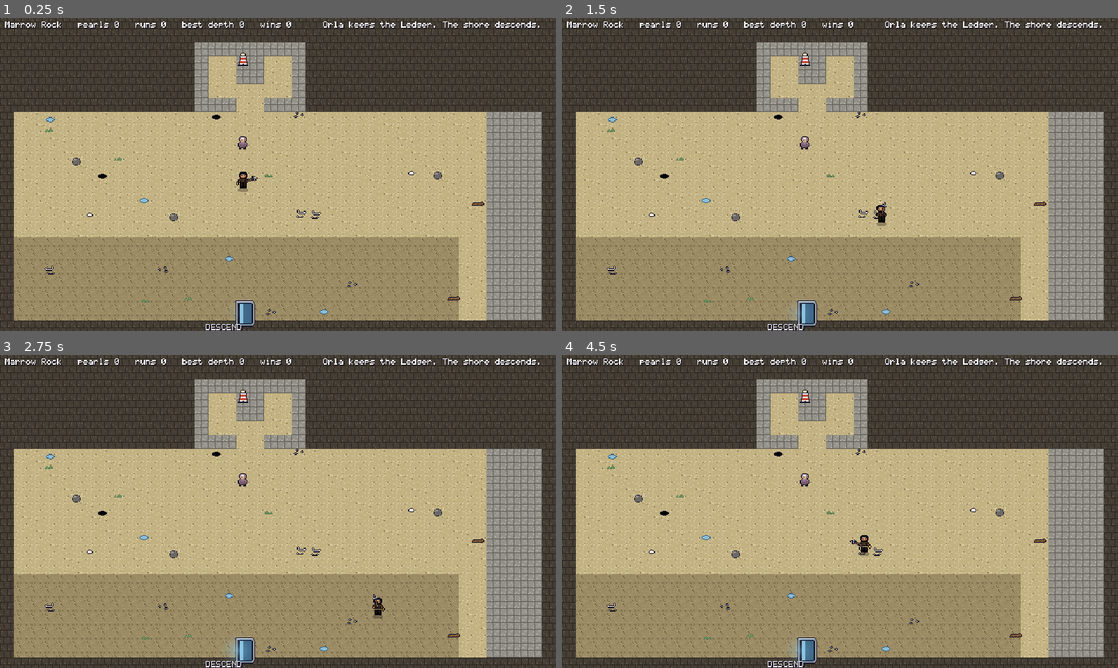
Above: before the commit, frames 1-4 (two rows, left to right).
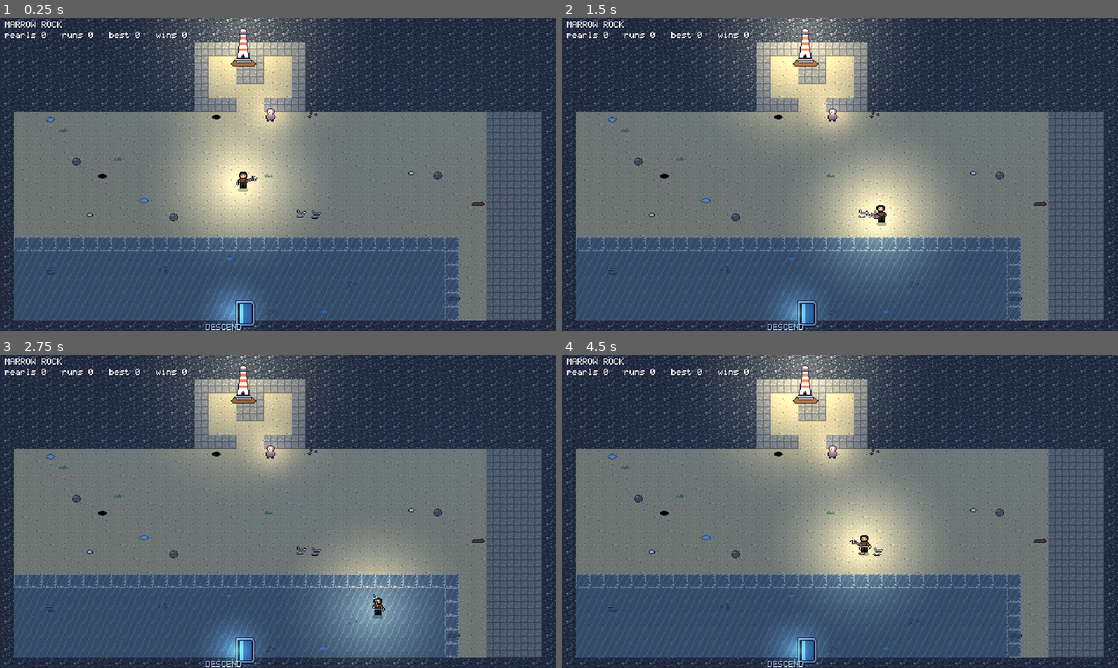
Above: after the commit, the same moments.

Repository: lakshgupta8/EBB
Game: Godot game, scene res://src/hub/hub.tscn
The game is run twice, just before and just after one commit, with the same random seed, the same clock (stepped at 60 frames per second) and the same inputs.
Inputs (mouse positions are in pixels of both pictures, inside the frame that each line leads up to):
- Up to frame 1 (0.25 s): no input
- Up to frame 2 (1.5 s): tap Enter at 0.5 s; move the mouse to (962, 158) at 0.52 s; press the mouse at (962, 158) at 0.53 s; hold D (move_right) 0.53-1.28 s; tap Space (dash) at 0.8, 1.35 s; move the mouse to (728, 190) at 1.27 s; release the mouse at (728, 190) at 1.28 s; hold S (move_down) from 1.28 s (still down)
- Up to frame 3 (2.75 s): tap E (interact) at 1.55 s; move the mouse to (333, 442) at 2.02 s; release S (move_down) at 2.03 s; hold D (move_right) from 2.03 s (still down); hold E (interact) from 2.03 s (still down); tap Q (use_item) at 2.3 s
- Up to frame 4 (4.5 s): move the mouse to (812, 574) at 2.77 s; release D (move_right) at 2.78 s; release E (interact) at 2.78 s; hold W (move_up) 2.78-3.53 s; tap Q (use_item) at 2.85 s; tap 1 at 3.05, 3.6 s; move the mouse to (1006, 558) at 3.52 s; hold A (move_left) from 3.53 s (still down); tap 4 at 3.8, 4.35 s; tap Escape (pause) at 4.15 s; move the mouse to (673, 464) at 4.27 s

The runs differ from the first frame. In frame 1, 95% of the frame differs, in the area x 0-100%, y 0-100%; in frame 2, 96%; in frame 3, 95%; in frame 4, 96%.

Commit message:
Sea vibe pass, heavy sweep fix, menu close fix, Orla by the tower
- Heavy/light swings now sweep during the active window (the hitbox used to go
  live after the hook had passed the aim); heavy gets a wider reach
- Props ignore the E press that closed their menu, so Orla/merchant menus close
- Night: CanvasModulate blue tint, warm lantern PointLight2D on the keeper,
  lights on doors, altars, merchant, fountain and the lighthouse lamp
- Tiles recoloured to wet rock/barnacles/weed and cooler sand; foam edge tiles
  where water meets dry ground; drifting sea spray and mist
- Hub: big lighthouse sprite, Orla beside the door, the sea always at the foot
  of the rock; compact status block
- Audio: procedural sea+wind ambient loop, gull cries, and 19 SFX wired to
  swings, hits, crits, dash, hurt, pickups, doors, clears, altars, shop, flare,
  riptide, hook, deaths and the boss roar (tools/gen_audio.py)
- Opening line on each descent

Co-Authored-By: Claude Fable 5.1 <noreply@anthropic.com>

Diff:
--- a/project.godot
+++ b/project.godot
@@ -19,6 +19,7 @@
 Juice="*res://src/core/juice.gd"
 SaveManager="*res://src/core/save_manager.gd"
 FX="*res://src/fx/fx.gd"
+Audio="*res://src/core/audio.gd"
 
 [display]
 
--- /dev/null
+++ b/src/core/audio.gd
@@ -0,0 +1,90 @@
+extends Node
+## Sound: a pool of players for effects, one looping ambient bed, occasional gulls.
+## All clips are generated by tools/gen_audio.py.
+
+const DIR := "res://assets/audio/"
+const POOL_SIZE := 14
+
+var _streams: Dictionary = {}
+var _pool: Array[AudioStreamPlayer] = []
+var _ambient: AudioStreamPlayer
+var _gull_t: float = 0.0
+var gulls_enabled: bool = false
+var _last_play: Dictionary = {}  # name -> msec, to avoid machine-gunning the same clip
+
+
+func _ready() -> void:
+	process_mode = Node.PROCESS_MODE_ALWAYS
+	for i in POOL_SIZE:
+		var p := AudioStreamPlayer.new()
+		p.bus = "Master"
+		add_child(p)
+		_pool.append(p)
+	_ambient = AudioStreamPlayer.new()
+	_ambient.volume_db = -9.0
+	add_child(_ambient)
+
+
+func _stream(name: String) -> AudioStream:
+	if _streams.has(name):
+		return _streams[name]
+	var path := DIR + name + ".wav"
+	if not ResourceLoader.exists(path):
+		push_warning("no audio clip: " + name)
+		_streams[name] = null
+		return null
+	var s := load(path)
+	_streams[name] = s
+	return s
+
+
+## Play a clip with optional random pitch spread (0.15 = +-15%) and volume offset.
+func play(name: String, pitch_var: float = 0.0, db: float = 0.0, min_gap_ms: int = 35) -> void:
+	var now := Time.get_ticks_msec()
+	if now - int(_last_play.get(name, -1000)) < min_gap_ms:
+		return
+	_last_play[name] = now
+	var s := _stream(name)
+	if s == null:
+		return
+	for p in _pool:
+		if not p.playing:
+			p.stream = s
+			p.pitch_scale = 1.0 + randf_range(-pitch_var, pitch_var)
+			p.volume_db = db
+			p.play()
+			return
+	# All busy: steal the first.
+	var p := _pool[0]
+	p.stream = s
+	p.pitch_scale = 1.0 + randf_range(-pitch_var, pitch_var)
+	p.volume_db = db
+	p.play()
+
+
+func ambient(name: String, db: float = -9.0) -> void:
+	var s := _stream(name)
+	if s == null:
+		return
+	if s is AudioStreamWAV and s.loop_mode == AudioStreamWAV.LOOP_DISABLED:
+		s.loop_mode = AudioStreamWAV.LOOP_FORWARD
+		s.loop_begin = 0
+		s.loop_end = s.data.size() / 2  # 16-bit mono frames
+	if _ambient.stream == s and _ambient.playing:
+		return
+	_ambient.stream = s
+	_ambient.volume_db = db
+	_ambient.play()
+
+
+func stop_ambient() -> void:
+	_ambient.stop()
+
+
+func _process(delta: float) -> void:
+	if not gulls_enabled or get_tree().paused:
+		return
+	_gull_t -= delta
+	if _gull_t <= 0.0:
+		_gull_t = randf_range(9.0, 22.0)
+		play("gull_%d" % (randi() % 3), 0.08, -10.0)
--- a/src/enemies/enemy_base.gd
+++ b/src/enemies/enemy_base.gd
@@ -258,6 +258,7 @@
 func _on_died() -> void:
 	FX.burst(global_position, death_color, 16, 90.0)
 	FX.burst(global_position, Color.WHITE, 6, 50.0)
+	Audio.play("death", 0.2, 0.0 if not is_boss else 4.0)
 	EventBus.request_hitstop.emit(0.1)
 	EventBus.request_shake.emit(0.3)
 	EventBus.enemy_died.emit(self)
--- a/src/hub/hub.gd
+++ b/src/hub/hub.gd
@@ -16,8 +16,12 @@
 	room = Room.new()
 	room_holder.add_child(room)
 	room.build(RoomTemplate.load_file(HUB_TEMPLATE))
+	room.set_tide(0.6)  # the sea laps at the foot of the rock, always
 	player.global_position = room.cell_to_world(room.template.player_spawn)
 	Ledger.apply(player, null)
+	Atmosphere.build(self, Vector2(640, 368))
+	Audio.ambient("ambient_sea", -7.0)
+	Audio.gulls_enabled = true
 	for cell in room.template.marker_cells("X"):
 		var d := Door.new()
 		room.add_child(d)
@@ -36,8 +40,7 @@
 
 func _refresh_info() -> void:
 	var s := SaveManager.data
-	info.text = "Marrow Rock   pearls %d   runs %d   best depth %d   wins %d      Orla keeps the Ledger. The shore descends." % [
-		s.pearls, s.runs, s.best_depth, s.wins]
+	info.text = "MARROW ROCK\npearls %d   runs %d   best %d   wins %d" % [s.pearls, s.runs, s.best_depth, s.wins]
 
 
 func _handle_screenshot_arg() -> void:
--- a/src/hub/hub.tscn
+++ b/src/hub/hub.tscn
@@ -24,8 +24,8 @@
 [node name="Info" type="Label" parent="HUD"]
 offset_left = 6.0
 offset_top = 4.0
-offset_right = 636.0
-offset_bottom = 14.0
+offset_right = 200.0
+offset_bottom = 24.0
 theme_override_colors/font_shadow_color = Color(0.09, 0.08, 0.14, 1)
 theme_override_constants/shadow_offset_x = 1
 theme_override_constants/shadow_offset_y = 1
--- a/src/items/pickup.gd
+++ b/src/items/pickup.gd
@@ -66,4 +66,5 @@
 	if body is Player and _age > 0.15:
 		EventBus.pickup_collected.emit(kind, value)
 		FX.burst(global_position, Color(0.98, 0.85, 0.45) if kind == Kind.SALT else Color(0.9, 0.9, 0.95), 5, 30.0)
+		Audio.play("pickup" if kind == Kind.SALT else "pearl", 0.12, -6.0, 60)
 		queue_free()
--- a/src/player/player.gd
+++ b/src/player/player.gd
@@ -63,6 +63,7 @@
 var _dodge_cd: float = 0.0
 var _second_chance_used: bool = false
 var _wake: Hitbox
+var _lantern: PointLight2D
 
 @onready var sprite: AnimatedSprite2D = $Sprite
 @onready var health: Health = $Health
@@ -87,6 +88,9 @@
 	health.changed.connect(func(c, m): EventBus.player_health_changed.emit(c, m))
 	EventBus.enemy_died.connect(_on_enemy_died)
 	_build_wake()
+	# The keeper's lantern: the warm pool of light you carry through the night.
+	_lantern = Atmosphere.light(self, Color(1.0, 0.9, 0.72), 5.0, 1.15, Vector2(-4, -6))
+	Atmosphere.breathe(_lantern, 1.05, 1.25, 2.4)
 
 
 ## Dash wake hitbox (used only with the Wake tidemark).
@@ -198,6 +202,7 @@
 	_dash_dir = dir
 	weapon.cancel()
 	FX.burst(global_position + Vector2(0, 4), Color(0.9, 0.85, 0.7, 0.8), 6, 30.0)
+	Audio.play("splash" if in_water else "dash", 0.12, -4.0)
 	if mods.dash_wake:
 		_wake.activate()
 		FX.burst(global_position, Color(0.6, 0.9, 1.0, 0.8), 6, 40.0)
@@ -251,6 +256,7 @@
 	FX.ring(global_position, Color(0.6, 0.9, 1.0), 1.2)
 	FX.text(global_position, "RIPTIDE", Color(0.7, 0.95, 1.0))
 	EventBus.request_shake.emit(0.2)
+	Audio.play("riptide", 0.05)
 
 
 ## The next hit is a crit if riptide is armed. Weapons call this when a hitbox goes live.
@@ -268,6 +274,9 @@
 	if glow_full() and not was_full:
 		FX.burst(global_position + Vector2(-6, -2), Color(1.0, 0.9, 0.5), 8, 35.0)
 		FX.text(global_position, "LANTERN READY", Color(1.0, 0.9, 0.55))
+		Audio.play("pearl", 0.0, -6.0)
+	if _lantern:
+		_lantern.color = Color(1.0, 0.9, 0.72).lerp(Color(1.0, 0.97, 0.85), glow / GLOW_MAX)
 
 
 func flare() -> void:
@@ -277,6 +286,11 @@
 	FX.flash_screen(Color(1.0, 0.95, 0.8, 0.55), 0.3)
 	FX.ring(global_position, Color(1.0, 0.9, 0.5), 2.6)
 	FX.burst(global_position, Color(1.0, 0.9, 0.5), 24, 140.0)
+	Audio.play("flare")
+	if _lantern:
+		var tw := create_tween()
+		_lantern.energy = 4.0
+		tw.tween_property(_lantern, "energy", 1.15, 0.7)
 	for e in get_tree().get_nodes_in_group("enemies"):
 		if not (e is Enemy) or e.global_position.distance_to(global_position) > FLARE_RADIUS:
 			continue
@@ -304,6 +318,7 @@
 		_flash()
 		EventBus.request_shake.emit(0.15)
 		FX.burst(global_position + Vector2(0, 2), Color(0.5, 0.75, 0.9, 0.9), 6, 40.0)
+		Audio.play("splash", 0.2, -8.0)
 
 
 func _on_hurt(info: DamageInfo) -> void:
@@ -315,6 +330,7 @@
 	EventBus.request_shake.emit(0.5)
 	EventBus.request_hitstop.emit(0.08)
 	FX.burst(global_position, Color(0.9, 0.3, 0.3), 10, 70.0)
+	Audio.play("hurt", 0.1)
 
 
 func _flash() -> void:
@@ -334,6 +350,7 @@
 		FX.flash_screen(Color(1.0, 0.95, 0.8, 0.7), 0.6)
 		FX.ring(global_position, Color(1.0, 0.9, 0.5), 3.0)
 		FX.text(global_position, "THE TETHER HOLDS", Color(1.0, 0.9, 0.55))
+		Audio.play("altar")
 		return
 	dead = true
 	sprite.play("hurt")
--- a/src/player/weapons/gaff_hook.gd
+++ b/src/player/weapons/gaff_hook.gd
@@ -65,6 +65,12 @@
 var _charge_t: float = 0.0
 var _player: Player
 var _shape_home: Vector2
+# The sweep happens during the ACTIVE window so the hitbox covers the whole arc.
+var _sweep_from: float = 0.0
+var _sweep_to: float = 0.0
+var _sweep_time: float = 0.1
+var _sweep_fx_scale: float = 1.0
+var _sweep_double: bool = false
 
 @onready var pivot: Node2D = $Pivot
 @onready var sprite: Sprite2D = $Pivot/Sprite
@@ -147,6 +153,7 @@
 	if state in [State.SWING, State.CHARGING, State.HEAVY, State.LUNGE]:
 		hitbox.deactivate()
 		hit_shape.position = _shape_home
+		hit_shape.shape.radius = 16.0
 		state = State.IDLE
 		_buffered = false
 		_charge_t = 0.0
@@ -191,15 +198,13 @@
 	hitbox.tags = PackedStringArray(["melee", "third_hit"] if hitbox.pull else ["melee"])
 	hit_shape.position = _shape_home
 	sprite.flip_v = _player.aim.x < 0.0
-	var from := aim_angle - _swing_sign * SWING_ARC * 0.5
-	var to := aim_angle + _swing_sign * SWING_ARC * 0.5
-	pivot.rotation = from
-	var tw := create_tween()
-	tw.tween_property(pivot, "rotation", to, ANTICIPATION[i] + ACTIVE[i]).set_trans(Tween.TRANS_QUAD).set_ease(Tween.EASE_OUT)
-	get_tree().create_timer(ANTICIPATION[i]).timeout.connect(func():
-		if state == State.SWING and _step == i + 1:
-			FX.slash(global_position, aim_angle, _swing_sign < 0.0, 1.15 if hitbox.pull else 1.0)
-	)
+	# Anticipation: hook held at the start of the arc. Active: sweep across it.
+	_sweep_from = aim_angle - _swing_sign * SWING_ARC * 0.5
+	_sweep_to = aim_angle + _swing_sign * SWING_ARC * 0.5
+	_sweep_time = ACTIVE[i]
+	_sweep_fx_scale = 1.15 if hitbox.pull else 1.0
+	_sweep_double = false
+	pivot.rotation = _sweep_from
 
 
 func _tick_swing(delta: float) -> void:
@@ -274,17 +279,17 @@
 	hitbox.pull = false
 	hitbox.hitstop = 0.1 + 0.06 * f
 	hitbox.tags = PackedStringArray(["melee", "heavy"])
-	hit_shape.position = _shape_home
+	# Bigger reach for the big swing.
+	hit_shape.position = Vector2(18, 0)
+	hit_shape.shape.radius = 20.0
 	_swing_sign = 1.0
-	pivot.rotation = aim_angle - HEAVY_ARC * 0.5
-	var tw := create_tween()
-	tw.tween_property(pivot, "rotation", aim_angle + HEAVY_ARC * 0.5, HEAVY_ANTICIPATION + HEAVY_ACTIVE).set_trans(Tween.TRANS_QUAD).set_ease(Tween.EASE_OUT)
-	get_tree().create_timer(HEAVY_ANTICIPATION).timeout.connect(func():
-		if state == State.HEAVY:
-			FX.slash(global_position, aim_angle, false, 1.4 + 0.3 * f)
-			FX.slash(global_position, aim_angle, true, 1.4 + 0.3 * f)
-			EventBus.request_shake.emit(0.25 + 0.35 * f)
-	)
+	_sweep_from = aim_angle - HEAVY_ARC * 0.5
+	_sweep_to = aim_angle + HEAVY_ARC * 0.5
+	_sweep_time = HEAVY_ACTIVE
+	_sweep_fx_scale = 1.4 + 0.3 * f
+	_sweep_double = true
+	pivot.rotation = _sweep_from
+	EventBus.request_shake.emit(0.25 + 0.35 * f)
 
 
 # --- lunge -------------------------------------------------------------------------
@@ -319,6 +324,7 @@
 		hitbox.deactivate()
 	if _phase_t >= ant + act + rec:
 		hit_shape.position = _shape_home
+		hit_shape.shape.radius = 16.0
 		state = State.IDLE
 		_held_t = 0.0
 
@@ -329,6 +335,17 @@
 	hitbox.crit = crit
 	hitbox.damage_mult = float(m.damage) * (float(m.heavy_damage) if heavy else 1.0) * (float(m.riptide_crit) if crit else 1.0)
 	hitbox.activate()
+	if state == State.LUNGE:
+		return
+	# Sweep the arc now, while the hitbox is live.
+	var aim_angle := (_sweep_from + _sweep_to) * 0.5
+	pivot.rotation = _sweep_from
+	var tw := create_tween()
+	tw.tween_property(pivot, "rotation", _sweep_to, _sweep_time).set_trans(Tween.TRANS_SINE).set_ease(Tween.EASE_IN_OUT)
+	FX.slash(global_position, aim_angle, _swing_sign < 0.0, _sweep_fx_scale)
+	if _sweep_double:
+		FX.slash(global_position, aim_angle, _swing_sign >= 0.0, _sweep_fx_scale)
+	Audio.play("heavy" if heavy else "swing", 0.15)
 
 
 func _on_hit_landed(target: Hurtbox, info: DamageInfo) -> void:
@@ -342,8 +359,12 @@
 	if crit:
 		FX.text(target.global_position, "CRIT", Color(1.0, 0.95, 0.6))
 		FX.ring(target.global_position, Color(1.0, 0.95, 0.7), 0.8)
+		Audio.play("crit", 0.05)
 	elif heavy and enemy and not enemy.is_boss:
 		FX.text(target.global_position, "CRACKED", Color(1.0, 0.7, 0.6))
+		Audio.play("crit", 0.1, -3.0)
+	else:
+		Audio.play("hit", 0.15, -2.0 if not heavy else 2.0)
 	if enemy and info.tags.has("third_hit") and _player.mods.bleed:
 		enemy.apply_bleed(3)
 
@@ -386,6 +407,7 @@
 
 	_throw_cd_total = THROW_COOLDOWN if target_hb else THROW_MISS_COOLDOWN
 	_throw_cd = _throw_cd_total
+	Audio.play("hook", 0.1)
 	pivot.rotation = dir.angle()
 	sprite.flip_v = dir.x < 0.0
 	var dist := origin.distance_to(target_point)
--- a/src/run/run.gd
+++ b/src/run/run.gd
@@ -49,7 +49,11 @@
 	EventBus.pickup_collected.connect(_on_pickup)
 	EventBus.run_started.emit(state.seed)
 	fade.color.a = 1.0
+	Atmosphere.build(self, Vector2(640, 368))
+	Audio.ambient("ambient_sea", -9.0)
+	Audio.gulls_enabled = true
 	_enter_room(RoomGraph.COMBAT)
+	_show_banner("The tide has gone out. Saltmere waits.", 3.0, Color(0.8, 0.9, 1.0), 12)
 	_handle_screenshot_arg()
 
 
@@ -163,6 +167,7 @@
 			_spawn_boss()
 			_show_banner("THE WRECK", 2.2, Color(0.95, 0.75, 0.6), 20)
 			EventBus.request_shake.emit(0.6)
+			Audio.play("roar")
 
 	_show_room_label("THE FLATS", "%d / %d   %s" % [state.depth + 1, BIOME_LENGTH + 1, RoomGraph.NAMES[type]])
 	EventBus.room_entered.emit(room)
@@ -210,6 +215,7 @@
 	boss = _spawn(WRECK, room.cell_to_world(cell))
 	boss.phase_changed.connect(func(_p):
 		_show_banner("THE WRECK STIRS", 1.6, Color(0.95, 0.5, 0.45), 16)
+		Audio.play("roar", 0.0, 2.0)
 		state.tide.level = minf(TideSystem.MAX_LEVEL, state.tide.level + 0.35)
 	)
 	hud.set_boss(boss)
@@ -242,6 +248,7 @@
 	room.open_doors()
 	if room_type == RoomGraph.COMBAT or room_type == RoomGraph.ELITE:
 		_show_banner("THE WAY OPENS", 1.2, Color(0.7, 0.9, 1.0), 12)
+		Audio.play("clear", 0.0, -4.0)
 	EventBus.room_cleared.emit(room)
 
 
@@ -280,6 +287,7 @@
 	FX.ring(player.global_position, Tidemarks.color_of(id), 1.6)
 	FX.burst(player.global_position, Tidemarks.color_of(id), 16, 70.0)
 	_show_banner(m.name.to_upper(), 1.4, Tidemarks.color_of(id), 14)
+	Audio.play("altar")
 
 
 func _on_fountain(_p: Prop) -> void:
--- a/src/ui/ledger_ui.gd
+++ b/src/ui/ledger_ui.gd
@@ -66,6 +66,7 @@
 	if Ledger.buy(u.id):
 		_hint.text = "%s  tier %d" % [u.name.to_lower(), Ledger.tier(u.id)]
 		_hint.modulate = Color(0.75, 0.95, 0.8)
+		Audio.play("buy")
 	else:
 		_hint.text = "already complete" if Ledger.next_cost(u.id) < 0 else "not enough pearls"
 		_hint.modulate = Color(1.0, 0.6, 0.55)
--- a/src/ui/shop.gd
+++ b/src/ui/shop.gd
@@ -95,6 +95,7 @@
 			p.dash_charges = p.max_dash
 		"oil": p.add_glow(60.0)
 	FX.burst(p.global_position, Color(0.98, 0.85, 0.45), 8, 40.0)
+	Audio.play("buy")
 	_refresh()
 	if _hint:
 		_hint.text = "bought %s" % it.name.to_lower()
--- /dev/null
+++ b/src/world/atmosphere.gd
@@ -0,0 +1,64 @@
+class_name Atmosphere
+extends RefCounted
+## The night-at-the-shore look: a blue CanvasModulate, drifting sea spray, soft mist,
+## and helpers for lights. Everything here is world-space, so the HUD stays crisp.
+
+const GLOW := preload("res://assets/sprites/glow.png")
+const NIGHT := Color(0.6, 0.68, 0.86)
+
+
+static func build(parent: Node2D, size: Vector2) -> void:
+	var cm := CanvasModulate.new()
+	cm.name = "Night"
+	cm.color = NIGHT
+	parent.add_child(cm)
+
+	var spray := CPUParticles2D.new()
+	spray.name = "Spray"
+	spray.amount = 46
+	spray.lifetime = 7.0
+	spray.preprocess = 7.0
+	spray.emission_shape = CPUParticles2D.EMISSION_SHAPE_RECTANGLE
+	spray.emission_rect_extents = size * 0.5 + Vector2(40, 40)
+	spray.position = size * 0.5
+	spray.direction = Vector2(1, 0.15)
+	spray.spread = 12.0
+	spray.gravity = Vector2.ZERO
+	spray.initial_velocity_min = 10.0
+	spray.initial_velocity_max = 26.0
+	spray.scale_amount_min = 1.0
+	spray.scale_amount_max = 1.0
+	spray.color = Color(0.85, 0.93, 1.0, 0.28)
+	spray.z_index = 6
+	parent.add_child(spray)
+
+	for i in 3:
+		var mist := Sprite2D.new()
+		mist.texture = GLOW
+		mist.scale = Vector2(9, 5) * (1.0 + 0.3 * i)
+		mist.modulate = Color(0.75, 0.88, 1.0, 0.05)
+		mist.position = Vector2(size.x * (0.2 + 0.3 * i), size.y * (0.3 + 0.2 * (i % 2)))
+		mist.z_index = 6
+		parent.add_child(mist)
+		var tw := parent.create_tween().set_loops()
+		var drift := Vector2(40.0 + 15.0 * i, -12.0 + 8.0 * i)
+		tw.tween_property(mist, "position", mist.position + drift, 9.0 + 2.0 * i).set_trans(Tween.TRANS_SINE).set_ease(Tween.EASE_IN_OUT)
+		tw.tween_property(mist, "position", mist.position, 9.0 + 2.0 * i).set_trans(Tween.TRANS_SINE).set_ease(Tween.EASE_IN_OUT)
+
+
+static func light(parent: Node, color: Color, scale_mult: float, energy: float = 1.0, offset: Vector2 = Vector2.ZERO) -> PointLight2D:
+	var l := PointLight2D.new()
+	l.texture = GLOW
+	l.texture_scale = scale_mult
+	l.color = color
+	l.energy = energy
+	l.position = offset
+	l.shadow_enabled = false
+	parent.add_child(l)
+	return l
+
+
+static func breathe(l: PointLight2D, lo: float, hi: float, period: float) -> void:
+	var tw := l.create_tween().set_loops()
+	tw.tween_property(l, "energy", hi, period * 0.5).set_trans(Tween.TRANS_SINE).set_ease(Tween.EASE_IN_OUT)
+	tw.tween_property(l, "energy", lo, period * 0.5).set_trans(Tween.TRANS_SINE).set_ease(Tween.EASE_IN_OUT)
--- a/src/world/door.gd
+++ b/src/world/door.gd
@@ -100,6 +100,9 @@
 	breathe.tween_property(_glow, "modulate:a", 0.75, 0.8).set_trans(Tween.TRANS_SINE)
 	breathe.tween_property(_glow, "modulate:a", 0.35, 0.8).set_trans(Tween.TRANS_SINE)
 	FX.burst(global_position + _interior * 8.0, Color(0.6, 0.85, 1.0), 10, 40.0)
+	var l := Atmosphere.light(self, Color(0.55, 0.8, 1.0), 2.2, 0.9, _interior * 10.0)
+	Atmosphere.breathe(l, 0.7, 1.1, 1.6)
+	Audio.play("door", 0.05, -4.0)
 
 
 func _physics_process(_delta: float) -> void:
--- a/src/world/prop.gd
+++ b/src/world/prop.gd
@@ -17,6 +17,9 @@
 var _sprite: Sprite2D
 var _prompt: Label
 var _player_inside: bool = false
+## Blocks the same E press that closed a menu from re-opening it (the tree is paused
+## while the menu is up, so this only counts down afterwards).
+var _cooldown: float = 0.0
 
 
 func setup(p_kind: Kind, pos: Vector2) -> void:
@@ -34,7 +37,19 @@
 	_sprite.texture = _frame(FRAMES[kind])
 	_sprite.position = Vector2(0, -4)
 	add_child(_sprite)
+	if kind == Kind.LIGHTHOUSE:
+		_sprite.texture = preload("res://assets/sprites/lighthouse.png")
+		_sprite.position = Vector2(0, -16)
+		_sprite.z_index = 3
+		var lamp := Atmosphere.light(self, Color(1.0, 0.85, 0.55), 7.0, 1.6, Vector2(0, -36))
+		Atmosphere.breathe(lamp, 1.3, 1.9, 3.0)
+	elif kind == Kind.FOUNTAIN:
+		Atmosphere.light(self, Color(0.55, 0.8, 1.0), 2.5, 0.8, Vector2(0, -6))
+	elif kind == Kind.ORLA:
+		Atmosphere.light(self, Color(1.0, 0.85, 0.65), 2.0, 0.6, Vector2(0, -8))
 	if kind == Kind.MERCHANT:
+		var ml := Atmosphere.light(self, Color(0.5, 0.9, 0.9), 2.5, 0.8, Vector2(0, -8))
+		Atmosphere.breathe(ml, 0.6, 1.0, 2.0)
 		_sprite.modulate = Color(1, 1, 1, 0.85)
 		var bob := create_tween().set_loops()
 		bob.tween_property(_sprite, "position:y", -6.0, 1.2).set_trans(Tween.TRANS_SINE)
@@ -49,6 +64,8 @@
 		var breathe := create_tween().set_loops()
 		breathe.tween_property(glow, "modulate:a", 0.8, 1.0).set_trans(Tween.TRANS_SINE)
 		breathe.tween_property(glow, "modulate:a", 0.4, 1.0).set_trans(Tween.TRANS_SINE)
+		var al := Atmosphere.light(self, Color(0.8, 0.9, 1.0), 3.0, 1.0, Vector2(0, -10))
+		Atmosphere.breathe(al, 0.8, 1.3, 2.0)
 	_prompt = UI.label("[E]", 8, Color(0.95, 0.95, 1.0), HORIZONTAL_ALIGNMENT_CENTER)
 	_prompt.size = Vector2(24, 10)
 	_prompt.position = Vector2(-12, -26)
@@ -86,10 +103,17 @@
 		_sprite.modulate = Color(0.7, 0.7, 0.75)
 
 
-func _process(_delta: float) -> void:
+func _process(delta: float) -> void:
+	if _cooldown > 0.0:
+		_cooldown -= delta
+		if _cooldown <= 0.0 and _player_inside and interactive and not used_up:
+			_prompt.visible = true
+		return
 	if interactive and _player_inside and not used_up and Input.is_action_just_pressed("interact"):
+		_cooldown = 0.25
 		if not (kind in REUSABLE):
 			mark_used()
 		else:
 			_prompt.visible = false
+		Audio.play("ui", 0.0, -6.0)
 		used.emit(self)
--- a/src/world/room.gd
+++ b/src/world/room.gd
@@ -198,9 +198,24 @@
 				continue
 			var cell := Vector2i(x, y)
 			_flooded.append(cell)
-			var deep := _tide_level > h + 1.0
-			var idx := Tiles.DEEP if deep else (Tiles.WATER2 if _water_phase == 1 else Tiles.WATER)
-			_water.set_cell(cell, 0, Tiles.coords(idx))
+			_water.set_cell(cell, 0, Tiles.coords(_water_tile(cell, h)))
+
+
+## Deep, foam (touching dry ground) or plain water, in the current animation phase.
+func _water_tile(cell: Vector2i, h: int) -> int:
+	if _tide_level > h + 1.0:
+		return Tiles.DEEP
+	var shore := false
+	for off: Vector2i in [Vector2i(1, 0), Vector2i(-1, 0), Vector2i(0, 1), Vector2i(0, -1)]:
+		var n: Vector2i = cell + off
+		if template.is_solid(n.x, n.y):
+			continue
+		if _tide_level <= template.height_at(n.x, n.y):
+			shore = true
+			break
+	if shore:
+		return Tiles.FOAM2 if _water_phase == 1 else Tiles.FOAM
+	return Tiles.WATER2 if _water_phase == 1 else Tiles.WATER
 
 
 func _process(delta: float) -> void:
@@ -214,4 +229,4 @@
 			var h := template.height_at(cell.x, cell.y)
 			if _tide_level > h + 1.0:
 				continue
-			_water.set_cell(cell, 0, Tiles.coords(Tiles.WATER2 if _water_phase == 1 else Tiles.WATER))
+			_water.set_cell(cell, 0, Tiles.coords(_water_tile(cell, h)))
--- a/src/world/tiles.gd
+++ b/src/world/tiles.gd
@@ -6,7 +6,7 @@
 const TEXTURE := preload("res://assets/sprites/tiles.png")
 const SIZE := 16
 
-enum { SAND, SAND2, WALL, WALL2, WATER, WATER2, DEEP, LOW, RAISED, DOOR, DOOR_OPEN, ROCK, COUNT }
+enum { SAND, SAND2, WALL, WALL2, WATER, WATER2, DEEP, LOW, RAISED, DOOR, DOOR_OPEN, ROCK, FOAM, FOAM2, COUNT }
 
 const SOLID := [WALL, WALL2, DOOR, ROCK]
 
--- a/tests/sim_run.gd
+++ b/tests/sim_run.gd
@@ -18,6 +18,8 @@
 var _shop_shot: bool = false
 var _altar_shot: bool = false
 var _props_done: Array = []
+var _tag_hits: Dictionary = {}
+var _heavies_fired: int = 0
 var _pause_shot_tick: int = -1  # open the pause menu at this tick and screenshot it
 var _rooms_seen: Array = []
 var _stuck_t: int = 0
@@ -41,6 +43,12 @@
 	Game.run_seed = seed_val
 	run = RUN.instantiate()
 	EventBus.room_entered.connect(func(r): _rooms_seen.append(RoomGraph.NAMES[run.room_type] + ":" + r.template.name))
+	EventBus.damage_dealt.connect(func(target, info):
+		if target is Enemy:
+			for t in ["melee", "heavy", "lunge", "crit", "hook", "wake", "bleed", "wall", "flare", "third_hit"]:
+				if info.tags.has(t):
+					_tag_hits[t] = _tag_hits.get(t, 0) + 1
+	)
 	add_child(run)
 	player = run.player
 	print("sim_run: seed %d, %d ticks" % [seed_val, ticks_to_run])
@@ -196,6 +204,7 @@
 		_attack_cd = 6
 		if randf() < 0.2:
 			_hold_ticks = 40
+			_heavies_fired += 1
 	if dist > 50.0 and dist < 90.0 and _special_cd <= 0 and player.weapon.special_ready():
 		Input.action_press("special")
 		_special_cd = 180
@@ -263,6 +272,7 @@
 		float(tick) / 60.0, s.depth, s.rooms_cleared, s.kills, s.salt, s.pearls, s.tide.level,
 		player.health.hp, s.ended, s.victory, s.taken])
 	print("sim_run: rooms: " + ", ".join(_rooms_seen))
+	print("sim_run: hits by tag: %s  (heavy holds started: %d)" % [_tag_hits, _heavies_fired])
 	var ok := s.depth >= 2 and s.kills > 0
 	print("sim_run: %s" % ("OK" if ok else "FAILED (did not progress past depth 2)"))
 	get_tree().quit(0 if ok else 1)
Not shown, added: assets/audio/altar.wav.import
Not shown, added: assets/audio/ambient_sea.wav.import
Not shown, added: assets/audio/buy.wav.import
Not shown, added: assets/audio/clear.wav.import
Not shown, added: assets/audio/crit.wav.import
Not shown, added: assets/audio/dash.wav.import
Not shown, added: assets/audio/death.wav.import
Not shown, added: assets/audio/door.wav.import
Not shown, added: assets/audio/flare.wav.import
Not shown, added: assets/audio/gull_0.wav.import
Not shown, added: assets/audio/gull_1.wav.import
Not shown, added: assets/audio/gull_2.wav.import
(and 40 more such lines)
